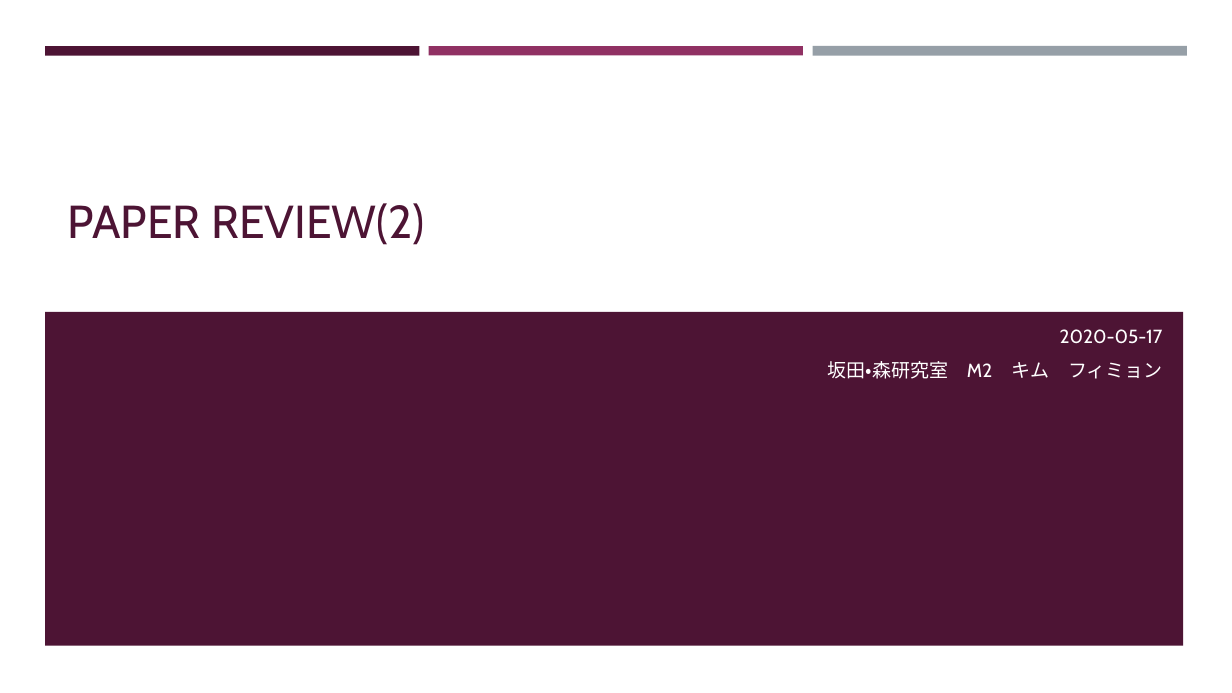
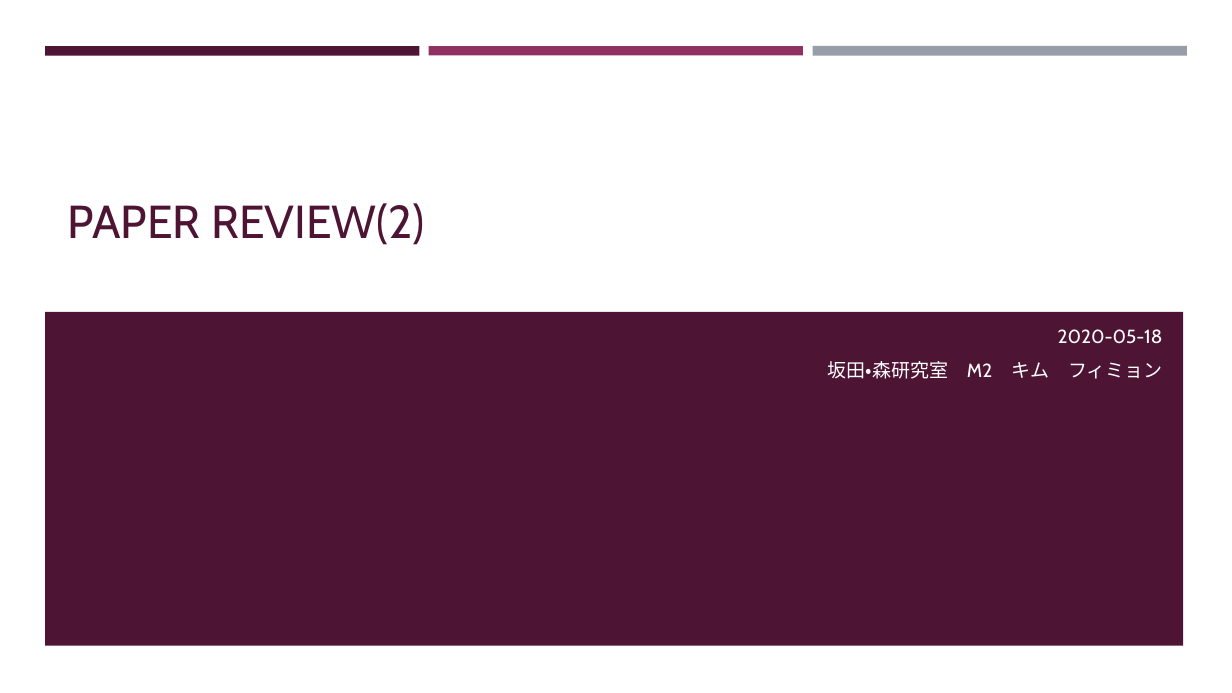
Before and after one commit to Hweemyoung/mastersdegree, a slide deck: slide 1 of altmetrics/presen/paper_review_2/paper_review_2.pptx. Drawn at 1232x693 pixels with LibreOffice and Linux fonts; fonts in the diff are those of the drawing. Boxes give left, top, right and bottom in pixels: in the first picture for what was removed or moved away, otherwise in the second. Text is boxed around its words. In the diff, an @@ line names an element or a change of style, - is before the commit and + after.

```diff
--- a/altmetrics/presen/paper_review_2/paper_review_2.pptx
+++ b/altmetrics/presen/paper_review_2/paper_review_2.pptx
@@ text at (1058, 329, 1163, 344): text changed @@
-2020-05-17
+2020-05-18
```
Also in this commit, not shown: 6 other slides changed, 1 slide added, 3 other files.
